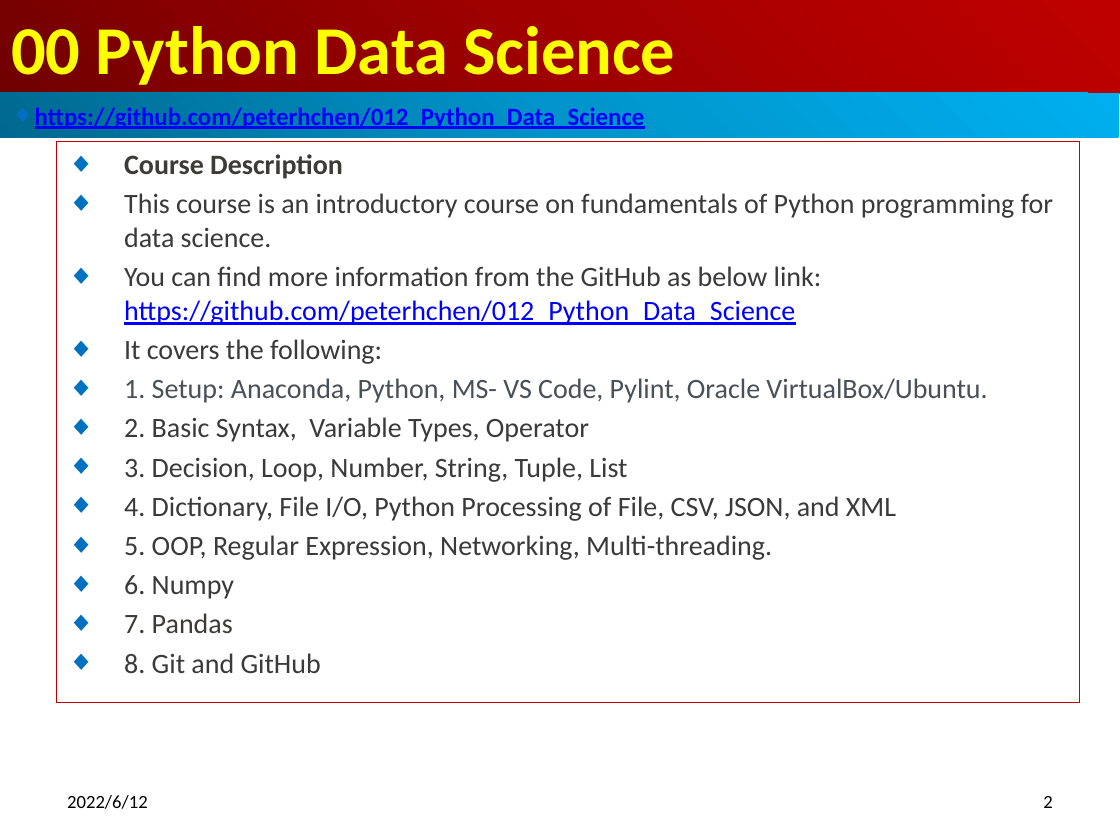
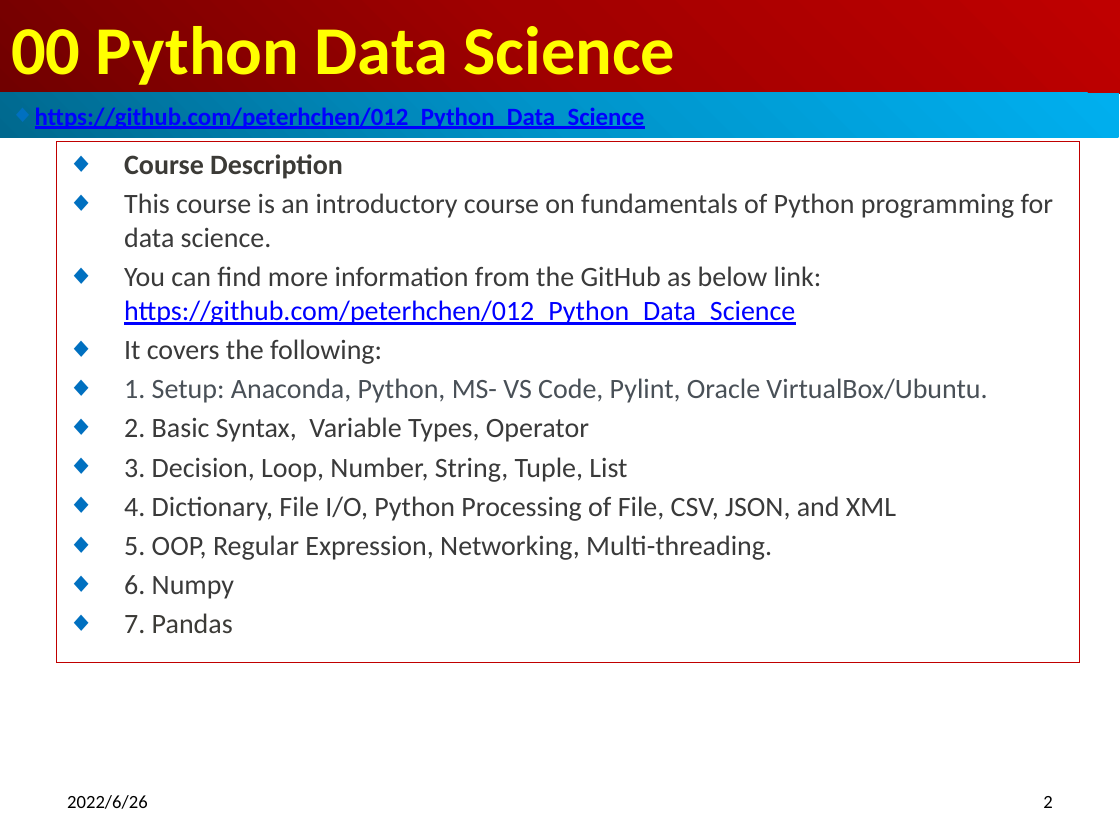
Before and after one commit to peterhchen/012_Python_Data_Science, a slide deck: slide 2 of 00_Python_DataScience_Syllabus.pptx. Drawn at 1120x840 pixels with LibreOffice and Linux fonts; fonts in the diff are those of the drawing. Boxes give left, top, right and bottom in pixels: in the first picture for what was removed or moved away, otherwise in the second. Text is boxed around its words. In the diff, an @@ line names an element or a change of style, - is before the commit and + after.

```diff
--- a/00_Python_DataScience_Syllabus.pptx
+++ b/00_Python_DataScience_Syllabus.pptx
@@ subtitle "Course Description" resized from (x1=56, y1=141, x2=1079, y2=702) to (x1=56, y1=141, x2=1079, y2=662) @@
@@ subtitle at (x1=124, y1=653, x2=321, y2=673): paragraph removed @@
-◆ 8. Git and GitHub
@@ text at (x1=67, y1=795, x2=148, y2=809): text changed @@
-2022/6/12
+2022/6/26
```
Also in this commit, not shown: 5 other slides changed.
